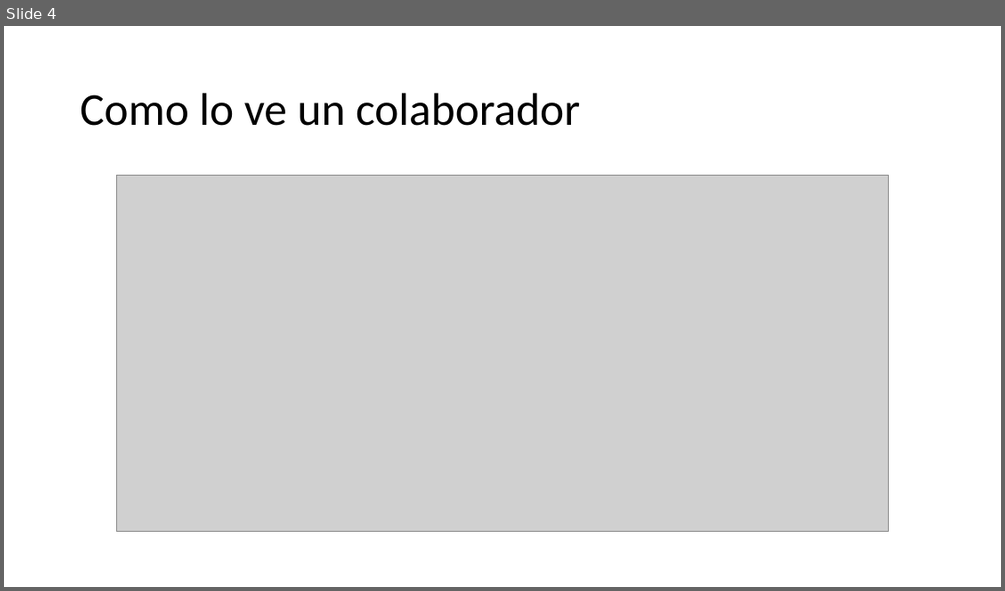
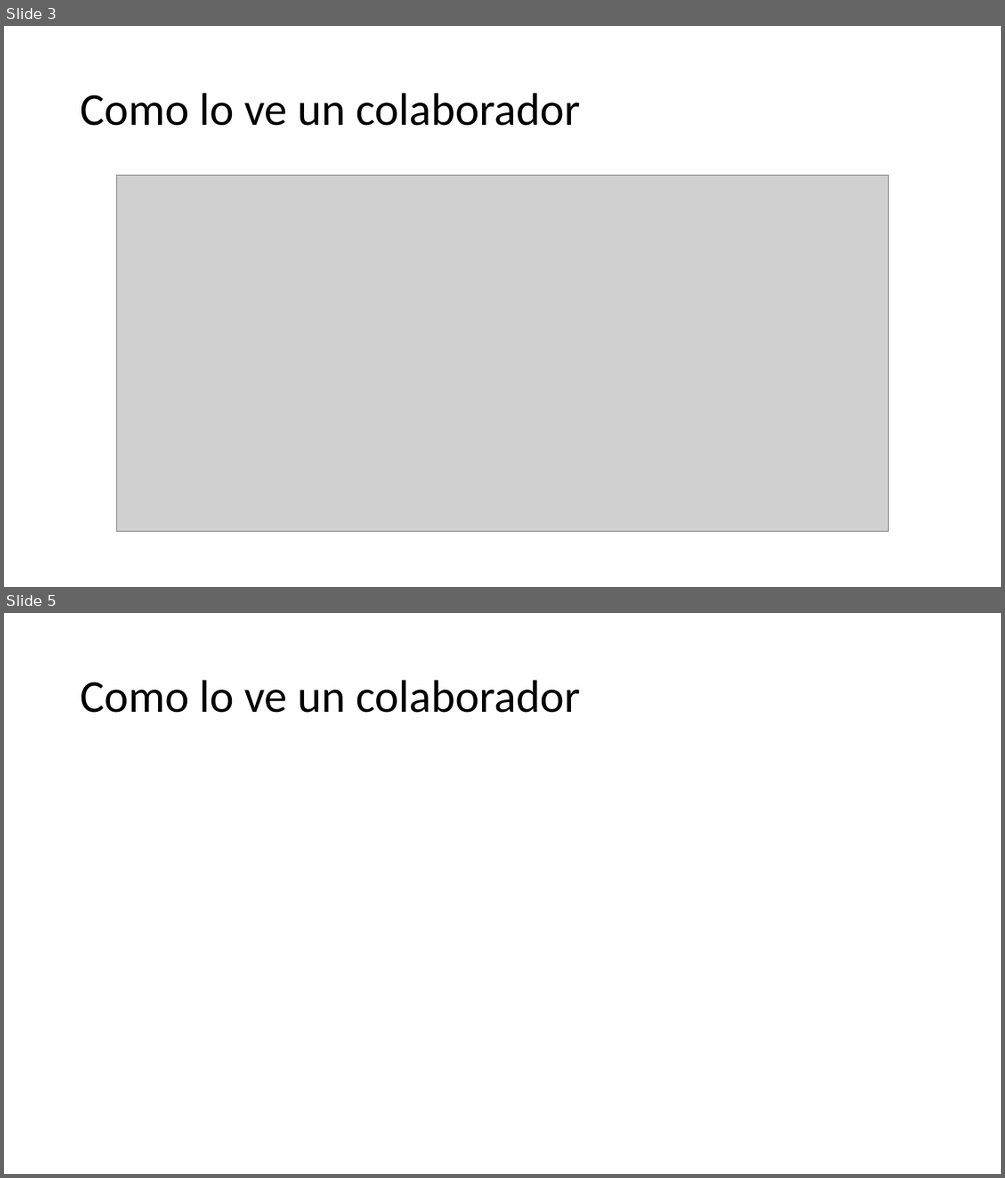
Before and after one commit to jogs78/eventos, a slide deck: extras/2019_09_04 todo eventos.pptx. Shown one above the other, each under a label of ours: slide 4 before the commit, slides 3 and 5 after it; the slides between them are not shown. The pictures are 1005x591 and 1005x1178 pixels, drawn with LibreOffice and Linux fonts; fonts in the diff are those of the drawing; grey boxes stand for pictures. Boxes give left, top, right and bottom in pixels: in the first picture for what was removed or moved away, otherwise in the second. Text is boxed around its words. In the diff, an @@ line names an element or a change of style, - is before the commit and + after.

```diff
--- a/extras/2019_09_04 todo eventos.pptx
+++ b/extras/2019_09_04 todo eventos.pptx
@@ slide 5 added at box(4, 613, 1001, 1174), background #FFFFFF @@
@@ title added at box(80, 680, 580, 713), 44 pt, text #000000 @@
+Como lo ve un colaborador
@@ what was slide 4 is now slide 3 @@
```
Also in this commit, not shown: 1 slide changed, 2 other slides added, 1 slide removed, 12 other files.
